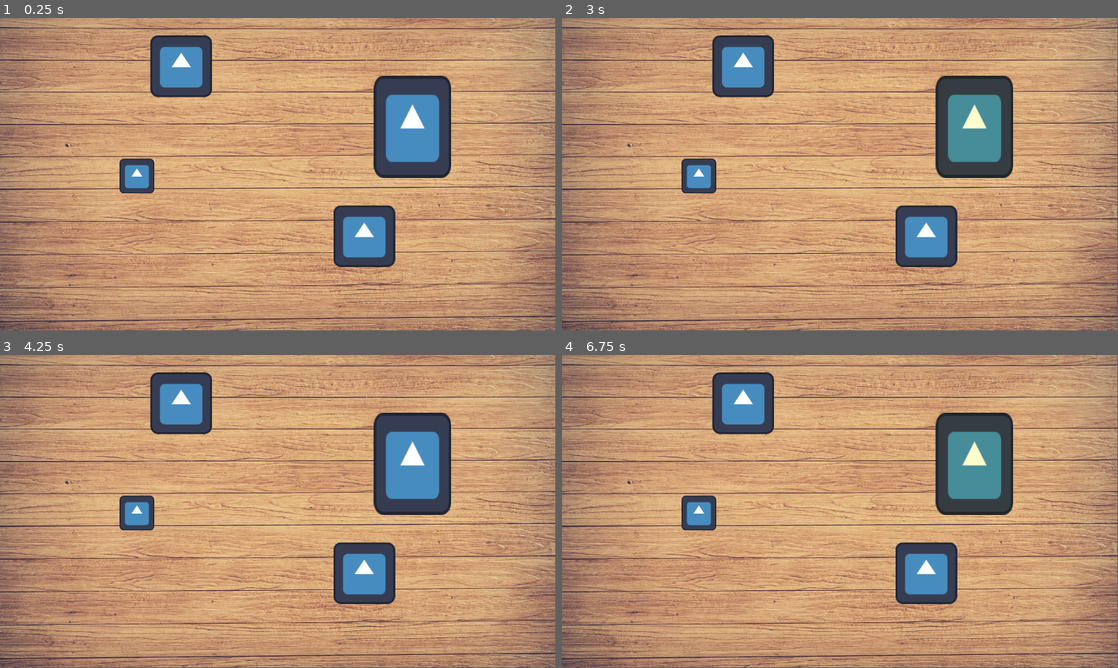
Above: before the commit, frames 1-4 (two rows, left to right).
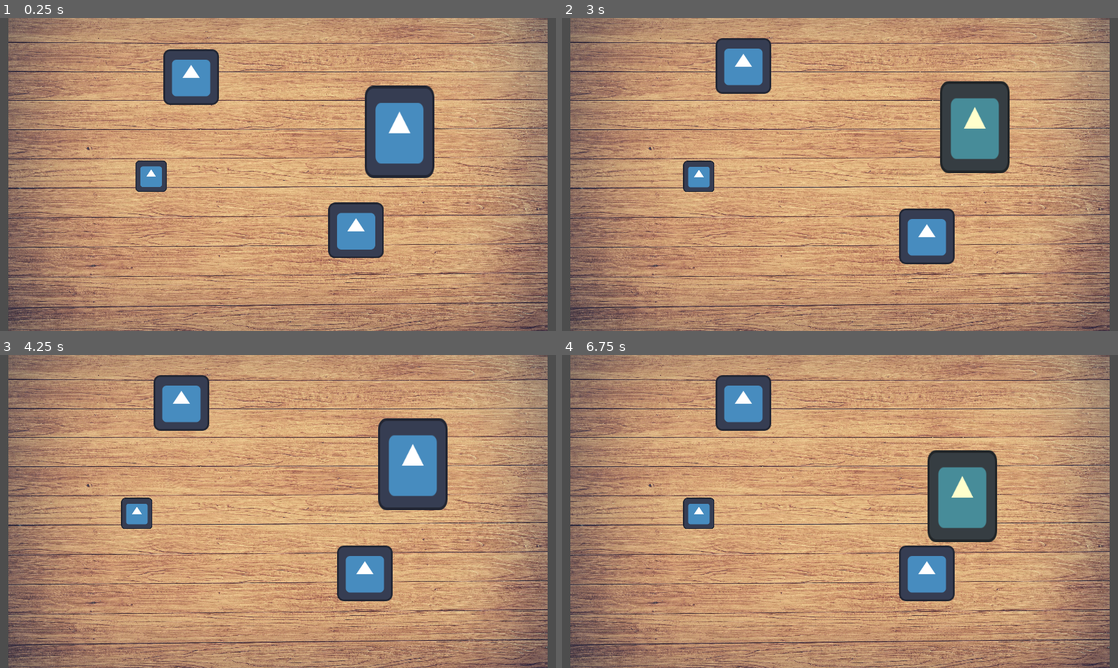
Above: after the commit, the same moments.

Repository: ryanabx/tabletop-engine
Game: Godot game, scene res://src/scenes/screens/tabletop.tscn
The game is run twice, just before and just after one commit, with the same random seed, the same clock (stepped at 60 frames per second) and the same inputs. The project has no main scene, so this scene is started directly. The engine's default icon, where the game draws it, is replaced by a stand-in: a white triangle on a blue panel in a dark square.
Inputs (mouse positions are in pixels of both pictures, inside the frame that each line leads up to):
- Up to frame 1 (0.25 s): no input
- Up to frame 2 (3 s): tap Enter at 0.5, 2 s; move the mouse to (928, 237) at 0.52 s; click (928, 237) at 0.67 s; tap Space at 1.25, 2.75 s; move the mouse to (701, 177) at 1.27 s; click (701, 177) at 1.42 s; move the mouse to (745, 64) at 2.02 s; click (745, 64) at 2.17 s; move the mouse to (973, 127) at 2.77 s; click (973, 127) at 2.92 s
- Up to frame 3 (4.25 s): tap Enter at 3.5 s; move the mouse to (444, 558) at 3.52 s; click (444, 558) at 3.67 s
- Up to frame 4 (6.75 s): tap Space at 4.25 s; move the mouse to (673, 464) at 4.27 s; click (673, 464) at 4.42 s; move the mouse to (867, 511) at 5.02 s; click (867, 511) at 5.17 s; move the mouse to (756, 433) at 5.77 s; click (756, 433) at 5.92 s; move the mouse to (962, 495) at 6.52 s; click (962, 495) at 6.67 s
In our replay, the window is 799x449 before the commit and 800x450 after it. These sizes can differ from the game's own. Grey fills any space a smaller window leaves; there, only what the larger window draws over its background counts as a difference.

The runs differ from the first frame. In frame 1, 45% of the frame differs, in the area x 0-100%, y 0-100%; in frame 2, 41%; in frame 3, 41%; in frame 4, 44%.

Commit message:
Stopgap fix of improper offset applied

Diff:
--- a/project.godot
+++ b/project.godot
@@ -18,6 +18,12 @@
 
 GameManager="*res://src/scripts/singletons/game_manager.gd"
 
+[display]
+
+window/size/viewport_width=1280
+window/size/viewport_height=720
+window/stretch/mode="canvas_items"
+
 [rendering]
 
 renderer/rendering_method="gl_compatibility"
--- a/src/scripts/game_objects/game_object.gd
+++ b/src/scripts/game_objects/game_object.gd
@@ -19,12 +19,12 @@
 func _on_collision_area_mouse_exited() -> void:
 	_release_selection_lock()
 
-func _on_collision_area_input_event(_viewport, event, _shape_idx) -> void:
+func _on_collision_area_input_event(viewport: Viewport, event, _shape_idx) -> void:
 	if event is InputEventMouseButton and _has_selection_lock():
 		if event.button_index == MOUSE_BUTTON_LEFT:
 			grabbable = event.pressed
 			if grabbable:
-				mouse_offset_vect = global_position - event.global_position + get_viewport_transform().origin
+				mouse_offset_vect = global_position - event.global_position
 				_move_self_to_top()
 		elif event.button_index == MOUSE_BUTTON_RIGHT and event.pressed:
 			_reset_selection_lock()
@@ -32,7 +32,7 @@
 func _process(delta: float) -> void:
 	z_index = -get_index()
 	if grabbable and Input.is_mouse_button_pressed(MOUSE_BUTTON_LEFT):
-		global_position = get_global_mouse_position() + mouse_offset_vect
+		global_position = get_global_mouse_position()
 
 	modulate.b = 0.8 if _has_selection_lock() else 1.0
 
